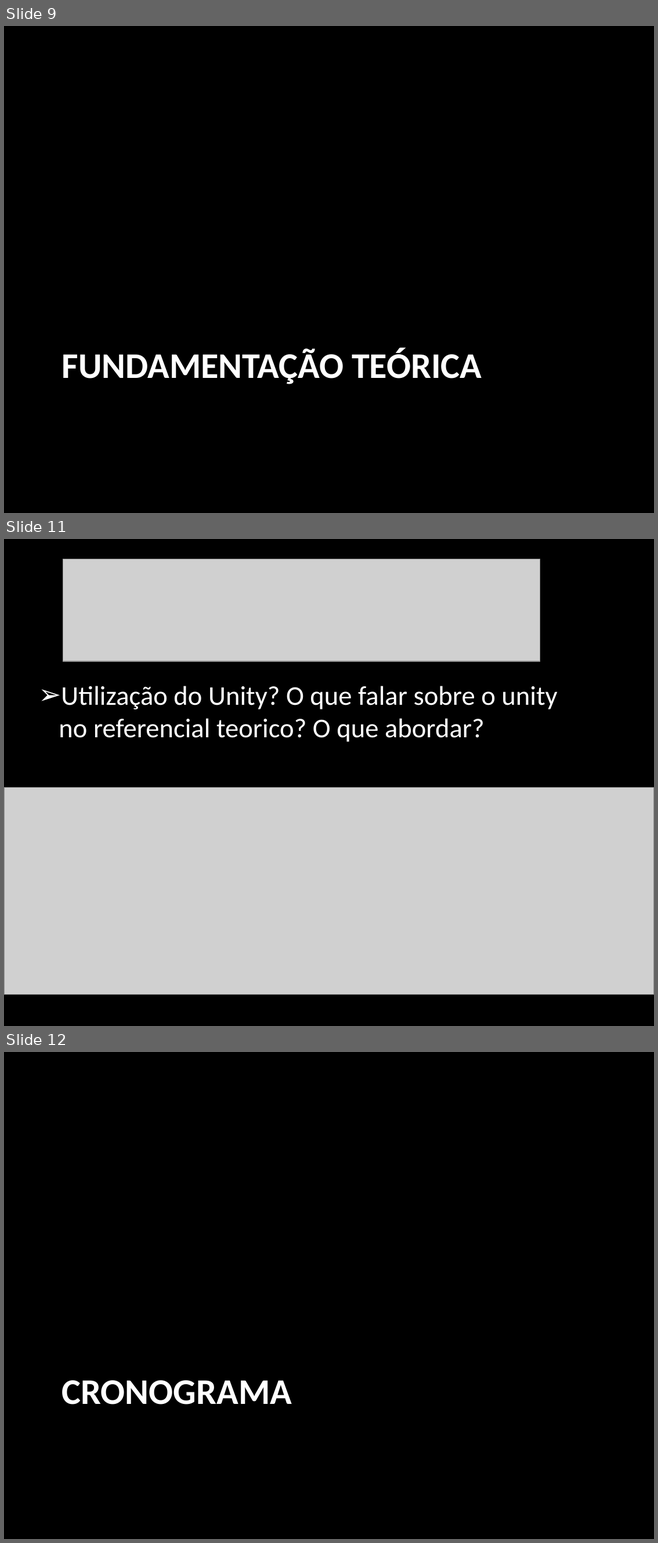
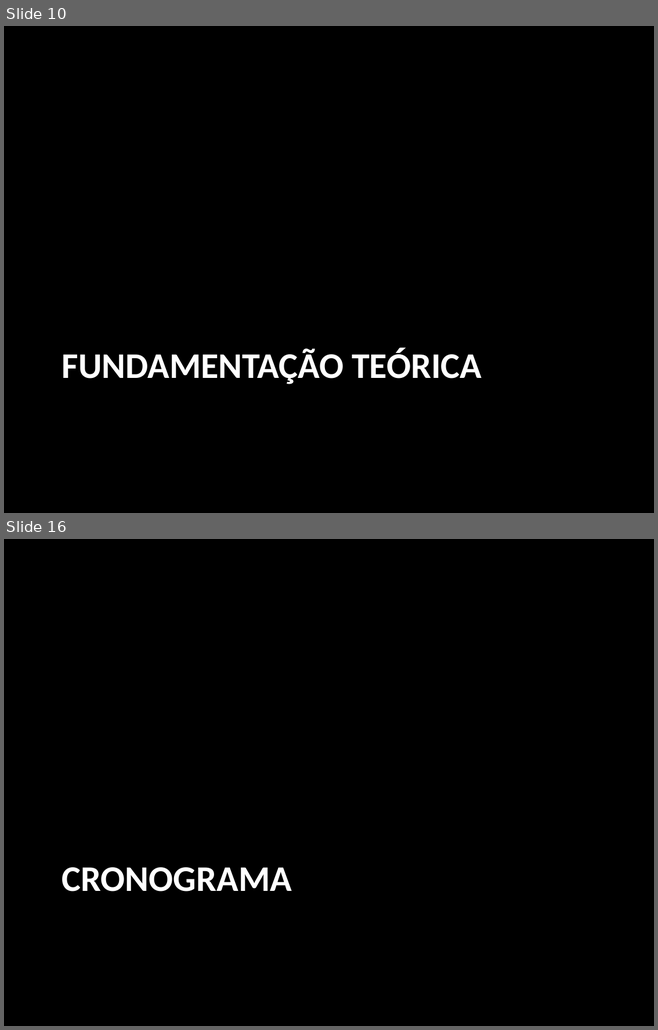
Before and after one commit to rafaelmoura0402/rafaelTCC, a slide deck: pre-projeto/apresentacao.pptx. Shown one above the other, each under a label of ours: slides 9, 11 and 12 before the commit, slides 10 and 16 after it; the slides between them are not shown. The pictures are 658x1543 and 658x1030 pixels, drawn with LibreOffice and Linux fonts; fonts in the diff are those of the drawing; grey boxes stand for pictures. Boxes give left, top, right and bottom in pixels: in the first picture for what was removed or moved away, otherwise in the second. Text is boxed around its words. In the diff, an @@ line names an element or a change of style, - is before the commit and + after.

```diff
--- a/pre-projeto/apresentacao.pptx
+++ b/pre-projeto/apresentacao.pptx
@@ slide 11 removed at <box>4,539,654,1026</box>, background #000000 @@
@@ picture removed at <box>63,559,540,661</box> @@
@@ text removed at <box>59,686,557,742</box> @@
-➢ Utilização do Unity? O que falar sobre o unity no referencial teorico? O que abordar?
@@ picture removed at <box>4,788,654,995</box> @@
@@ what was slide 9 is now slide 10 @@
@@ what was slide 12 is now slide 16 @@
```
Also in this commit, not shown: 3 slides changed, 5 slides added, 1 other file.
